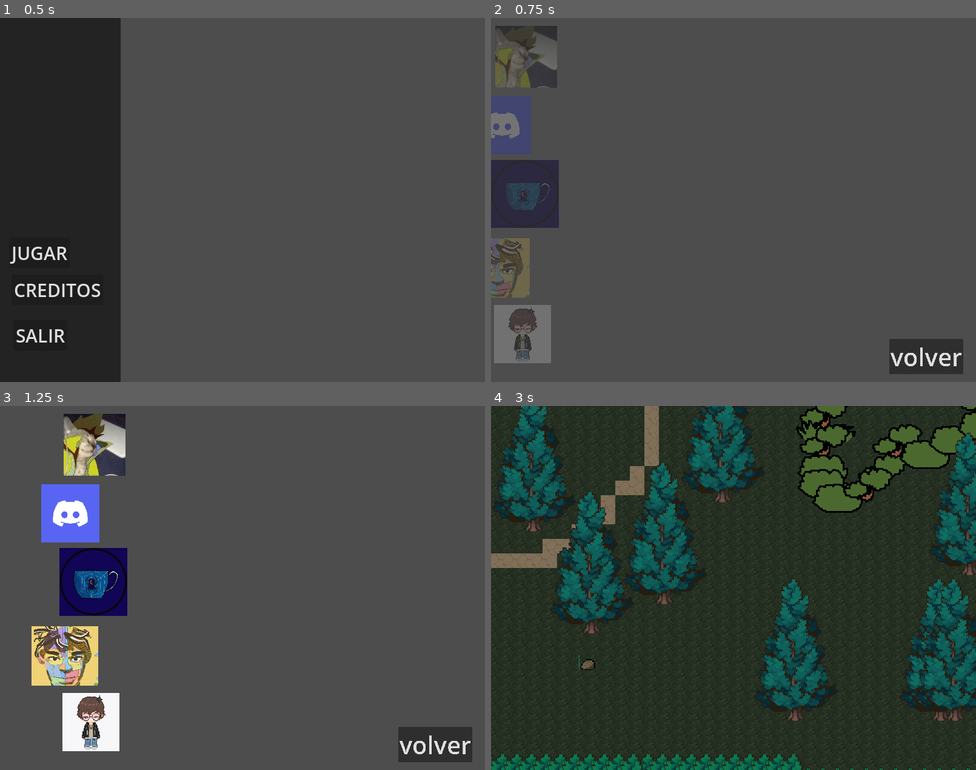
Above: before the commit, frames 1-4 (two rows, left to right).
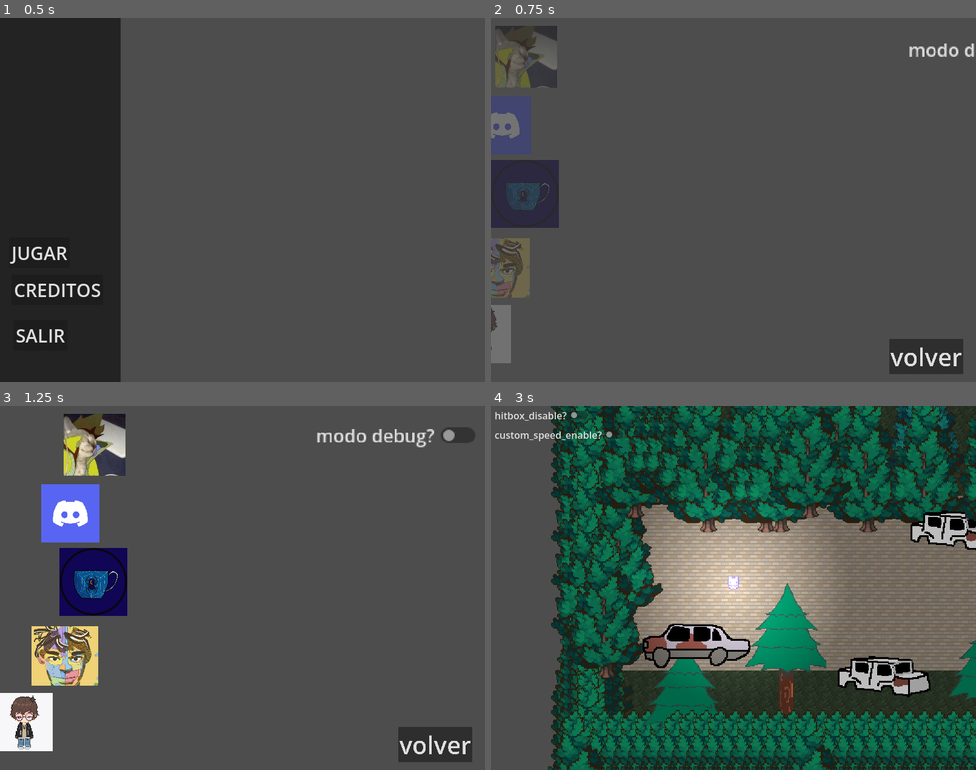
Above: after the commit, the same moments.

Repository: alezuuBytes/GITW-Game
Game: Godot game, scene res://Escenas/menu.tscn
The game is run twice, just before and just after one commit, with the same random seed, the same clock (stepped at 60 frames per second) and the same inputs.
Inputs (mouse positions are in pixels of both pictures, inside the frame that each line leads up to):
- Up to frame 1 (0.5 s): no input
- Up to frame 2 (0.75 s): click "CREDITOS" at 0.5 s
- Up to frame 3 (1.25 s): no input
- Up to frame 4 (3 s): click (888, 435) at 1.25 s, where only the run after the commit has a clickable "modo debug?"; click "volver" at 2 s; click "JUGAR" at 2.75 s

Frame 1 is identical in both runs. In frame 2, 1.3% of the frame differs, in the area x 0-100%, y 7-95%; in frame 3, 4.2%; in frame 4, 87%, in the area x 0-100%, y 0-100%.

Commit message:
acomodo general del juego
aqui lo que hice fue acomodar el juego para q sea jugable una vez mas, para asi despues arrancar con todo con el contenido nuevo

Diff:
--- a/Escenas/EscenaFinal.tscn
+++ b/Escenas/EscenaFinal.tscn
@@ -1,23 +1,20 @@
 [gd_scene format=3 uid="uid://513tt3r6a07l"]
 
-[ext_resource type="PackedScene" uid="uid://dbxu1yxy5fxyb" path="res://Escenas/Mapas/mapa_2.tscn" id="1_1mu2u"]
-[ext_resource type="Script" uid="uid://doddx882bhywu" path="res://Escenas/Escena_Final/escena_final.gd" id="1_2hdtk"]
-[ext_resource type="PackedScene" uid="uid://c1aruwsx123rh" path="res://Escenas/Jugador/greg_alva.tscn" id="2_6gwht"]
-[ext_resource type="PackedScene" uid="uid://byemaiusqtpdi" path="res://trabajo_graso/enemigo_final/enemigo_final.tscn" id="3_6gwht"]
+[ext_resource type="PackedScene" uid="uid://dbxu1yxy5fxyb" path="res://Escenas/mapa_2.tscn" id="1_1mu2u"]
+[ext_resource type="Script" uid="uid://doddx882bhywu" path="res://Escenas/escena_final.gd" id="1_en1d1"]
+[ext_resource type="PackedScene" uid="uid://byemaiusqtpdi" path="res://Escenas/enemigo_final.tscn" id="3_6gwht"]
+[ext_resource type="PackedScene" uid="uid://dmjj1duyjpi6y" path="res://Escenas/greg_alva.tscn" id="4_tc10d"]
 
 [sub_resource type="RectangleShape2D" id="RectangleShape2D_hdsuq"]
 size = Vector2(1308, 238)
 
 [node name="EscenaFinal" type="Node2D" unique_id=884633575]
-script = ExtResource("1_2hdtk")
+script = ExtResource("1_en1d1")
 
 [node name="Mapa_2" parent="." unique_id=555828685 instance=ExtResource("1_1mu2u")]
 
-[node name="GregAlva" parent="." unique_id=138358149 instance=ExtResource("2_6gwht")]
-position = Vector2(-1695, -1780)
-
 [node name="enemigo_final" parent="." unique_id=1346721901 node_paths=PackedStringArray("player") instance=ExtResource("3_6gwht")]
-position = Vector2(-2112, -1780)
+position = Vector2(-2133, -1773)
 player = NodePath("../GregAlva")
 
 [node name="Area2D" type="Area2D" parent="." unique_id=253308890]
@@ -26,4 +23,7 @@
 [node name="CollisionShape2D" type="CollisionShape2D" parent="Area2D" unique_id=578639046]
 shape = SubResource("RectangleShape2D_hdsuq")
 
+[node name="GregAlva" parent="." unique_id=138358149 instance=ExtResource("4_tc10d")]
+position = Vector2(-1674, -1747)
+
 [connection signal="body_entered" from="Area2D" to="." method="_on_area_2d_body_entered"]
--- a/Escenas/Escena_Principal/escena_principal.gd
+++ b/Escenas/Escena_Principal/escena_principal.gd
@@ -1,8 +1,9 @@
 extends Node2D
-
-
 
 
 func _on_area_2d_body_entered(body: Node2D) -> void:
 	if body is CharacterBody2D:
+		globales.posicion_personaje = body.global_position
+		globales.velocidad_personaje = body.velocity
+
 		get_tree().change_scene_to_file("res://Escenas/Escena_Final/EscenaFinal.tscn")
--- a/Escenas/Escena_Principal/escena_principal.tscn
+++ b/Escenas/Escena_Principal/escena_principal.tscn
@@ -1,9 +1,8 @@
 [gd_scene format=3 uid="uid://bpcx2f2yvrvtk"]
 
-[ext_resource type="PackedScene" uid="uid://c1aruwsx123rh" path="res://Escenas/Jugador/greg_alva.tscn" id="1_gcge2"]
 [ext_resource type="Script" uid="uid://cd64pxo1c0udn" path="res://Escenas/Escena_Principal/escena_principal.gd" id="1_m55d6"]
-[ext_resource type="PackedScene" uid="uid://dbxu1yxy5fxyb" path="res://Escenas/Mapas/mapa_2.tscn" id="1_qpsp5"]
-[ext_resource type="Script" uid="uid://di703apf7yvcl" path="res://scripts/camera_gregalva.gd" id="3_v1ro4"]
+[ext_resource type="PackedScene" uid="uid://dbxu1yxy5fxyb" path="res://Escenas/mapa_2.tscn" id="1_qpsp5"]
+[ext_resource type="PackedScene" uid="uid://dmjj1duyjpi6y" path="res://Escenas/greg_alva.tscn" id="3_v1ro4"]
 
 [sub_resource type="CircleShape2D" id="CircleShape2D_uttbe"]
 radius = 165.14842
@@ -13,20 +12,13 @@
 
 [node name="Mapa_2" parent="." unique_id=555828685 instance=ExtResource("1_qpsp5")]
 
-[node name="GregAlva" parent="." unique_id=138358149 instance=ExtResource("1_gcge2")]
-position = Vector2(565, 486)
-
-[node name="Camera2D3" type="Camera2D" parent="GregAlva" unique_id=2097797403]
-top_level = true
-position = Vector2(-1495, -1784)
-zoom = Vector2(1.5, 1.5)
-position_smoothing_enabled = true
-script = ExtResource("3_v1ro4")
-
 [node name="Area2D" type="Area2D" parent="." unique_id=138537439]
 position = Vector2(-1789, -1755)
 
 [node name="CollisionShape2D" type="CollisionShape2D" parent="Area2D" unique_id=2129979454]
 shape = SubResource("CircleShape2D_uttbe")
 
+[node name="GregAlva2" parent="." unique_id=138358149 instance=ExtResource("3_v1ro4")]
+position = Vector2(565, 486)
+
 [connection signal="body_entered" from="Area2D" to="." method="_on_area_2d_body_entered"]
--- a/Escenas/creditos.tscn
+++ b/Escenas/creditos.tscn
@@ -140,6 +140,18 @@
 "transitions": PackedFloat32Array(1),
 "update": 0,
 "values": [Vector2(2847.5, 1550)]
+}
+tracks/11/type = "value"
+tracks/11/imported = false
+tracks/11/enabled = true
+tracks/11/path = NodePath("CheckButton:position")
+tracks/11/interp = 1
+tracks/11/loop_wrap = true
+tracks/11/keys = {
+"times": PackedFloat32Array(0),
+"transitions": PackedFloat32Array(1),
+"update": 0,
+"values": [Vector2(2832.5, 50)]
 }
 
 [sub_resource type="Animation" id="Animation_s54co"]
@@ -203,7 +215,7 @@
 "times": PackedFloat32Array(0, 0.0009999999, 0.3, 0.4),
 "transitions": PackedFloat32Array(1, 1, 1, 1),
 "update": 0,
-"values": [Vector2(-997.49994, 1302.5), Vector2(-325, 1302.5), Vector2(497.49997, 1302.5), Vector2(375, 1302.5)]
+"values": [Vector2(-997.49994, 1302.5), Vector2(-325, 1302.5), Vector2(200, 1302.5), Vector2(100, 1302.5)]
 }
 tracks/5/type = "value"
 tracks/5/imported = false
@@ -277,6 +289,18 @@
 "update": 0,
 "values": [Vector2(1642.5001, 1322.5)]
 }
+tracks/11/type = "value"
+tracks/11/imported = false
+tracks/11/enabled = true
+tracks/11/path = NodePath("CheckButton:position")
+tracks/11/interp = 1
+tracks/11/loop_wrap = true
+tracks/11/keys = {
+"times": PackedFloat32Array(0, 0.32, 0.34, 0.4),
+"transitions": PackedFloat32Array(1, 1, 1, 1),
+"update": 0,
+"values": [Vector2(2660, 50), Vector2(802.5, 62.5), Vector2(1405.0001, 65), Vector2(1275, 47.5)]
+}
 
 [sub_resource type="AnimationLibrary" id="AnimationLibrary_5fn64"]
 _data = {
@@ -327,4 +351,13 @@
 theme = SubResource("Theme_esdcc")
 text = "volver"
 
+[node name="CheckButton" type="CheckButton" parent="." unique_id=1153927396]
+offset_left = 2832.5
+offset_top = 50.0
+offset_right = 2985.5
+offset_bottom = 81.000046
+scale = Vector2(4.684049, 4.684049)
+text = "modo debug?"
+
 [connection signal="pressed" from="Button" to="." method="_on_button_pressed"]
+[connection signal="toggled" from="CheckButton" to="." method="_on_check_button_toggled"]
--- a/Escenas/enemigo_final.tscn
+++ b/Escenas/enemigo_final.tscn
@@ -1,10 +1,12 @@
 [gd_scene format=3 uid="uid://byemaiusqtpdi"]
 
-[ext_resource type="Script" uid="uid://neihqv3yaq34" path="res://trabajo_graso/enemigo_final/enemigo_final.gd" id="1_jp2dj"]
-[ext_resource type="Texture2D" uid="uid://ka1jq41uy87y" path="res://Sprites/mounstro_a1.jpg" id="2_sh2el"]
+[ext_resource type="Script" uid="uid://neihqv3yaq34" path="res://scripts/enemigo_final.gd" id="1_jp2dj"]
+[ext_resource type="Texture2D" uid="uid://ka1jq41uy87y" path="res://images/Sprites/mounstro_a1.jpg" id="2_sh2el"]
 
 [sub_resource type="RectangleShape2D" id="RectangleShape2D_sh2el"]
 size = Vector2(25.25, 31)
+
+[sub_resource type="SegmentShape2D" id="SegmentShape2D_r6aqk"]
 
 [node name="enemigo_final" type="CharacterBody2D" unique_id=1346721901]
 script = ExtResource("1_jp2dj")
@@ -20,4 +22,8 @@
 [node name="CollisionShape2D" type="CollisionShape2D" parent="Area2D" unique_id=1785010210]
 shape = SubResource("RectangleShape2D_sh2el")
 
+[node name="CollisionShape2D" type="CollisionShape2D" parent="." unique_id=2047234450]
+shape = SubResource("SegmentShape2D_r6aqk")
+disabled = true
+
 [connection signal="body_entered" from="Area2D" to="." method="_on_area_2d_body_entered"]
--- a/Escenas/escena_final.gd
+++ b/Escenas/escena_final.gd
@@ -3,4 +3,4 @@
 
 func _on_area_2d_body_entered(body: Node2D) -> void:
 	if body is CharacterBody2D:
-		get_tree().change_scene_to_file("res://trabajo_graso/ganar_juego.tscn")
+		get_tree().change_scene_to_file("res://scripts/ganar_juego.tscn")
--- a/Escenas/escena_principal.tscn
+++ b/Escenas/escena_principal.tscn
@@ -3,8 +3,11 @@
 [ext_resource type="PackedScene" uid="uid://dmjj1duyjpi6y" path="res://Escenas/greg_alva.tscn" id="1_gcge2"]
 [ext_resource type="PackedScene" uid="uid://cqfowt8e64i57" path="res://Escenas/Mapa_1.tscn" id="1_pboj7"]
 [ext_resource type="Script" uid="uid://di703apf7yvcl" path="res://scripts/camera_gregalva.gd" id="3_7xruv"]
-[ext_resource type="PackedScene" uid="uid://de4wkjtqlbky0" path="res://Escenas/enemigo_final.tscn" id="3_s6hsl"]
+[ext_resource type="PackedScene" uid="uid://byemaiusqtpdi" path="res://Escenas/enemigo_final.tscn" id="3_s6hsl"]
 [ext_resource type="Texture2D" uid="uid://bq2rw21o4sm6e" path="res://images/point_light.webp" id="4_7xruv"]
+
+[sub_resource type="CircleShape2D" id="CircleShape2D_7xruv"]
+radius = 323.02478
 
 [node name="EscenaPrincipal" type="Node2D" unique_id=1409719044]
 
@@ -13,7 +16,7 @@
 [node name="CanvasModulate" type="CanvasModulate" parent="Mapa_1" unique_id=1246098546]
 
 [node name="GregAlva" parent="." unique_id=138358149 instance=ExtResource("1_gcge2")]
-position = Vector2(130, 503)
+position = Vector2(162, 501)
 
 [node name="Camera2D" type="Camera2D" parent="GregAlva" unique_id=2097797403]
 top_level = true
@@ -27,3 +30,11 @@
 
 [node name="enemigo_final" parent="." unique_id=1346721901 instance=ExtResource("3_s6hsl")]
 script = null
+
+[node name="Area2D" type="Area2D" parent="." unique_id=1894299283]
+position = Vector2(-1800, -1766)
+
+[node name="CollisionShape2D" type="CollisionShape2D" parent="Area2D" unique_id=599291070]
+shape = SubResource("CircleShape2D_7xruv")
+
+[connection signal="body_entered" from="Area2D" to="GregAlva" method="_on_area_2d_body_entered"]
--- a/Escenas/greg_alva.tscn
+++ b/Escenas/greg_alva.tscn
@@ -26,4 +26,30 @@
 position = Vector2(-1168, -1371)
 zoom = Vector2(1.5, 1.5)
 position_smoothing_enabled = true
+position_smoothing_speed = 10.0
+rotation_smoothing_speed = 2.0
 script = ExtResource("3_6j255")
+
+[node name="CanvasLayer" type="CanvasLayer" parent="." unique_id=1841239648]
+
+[node name="hitbox_enable" type="CheckButton" parent="CanvasLayer" unique_id=2021991900]
+offset_right = 44.0
+offset_bottom = 24.0
+text = "hitbox_disable?"
+
+[node name="custom_speed_enable" type="CheckButton" parent="CanvasLayer" unique_id=2136606324]
+offset_top = 32.0
+offset_right = 167.0
+offset_bottom = 63.0
+text = "custom_speed_enable?"
+
+[node name="SpinBox" type="SpinBox" parent="CanvasLayer" unique_id=1874773602]
+visible = false
+offset_left = 224.0
+offset_top = 30.0
+offset_right = 310.5
+offset_bottom = 61.0
+max_value = 0.0
+value = 200.0
+allow_greater = true
+allow_lesser = true
--- a/project.godot
+++ b/project.godot
@@ -14,6 +14,10 @@
 run/main_scene="uid://cr20egu5j1u5q"
 config/features=PackedStringArray("4.6", "GL Compatibility")
 
+[autoload]
+
+globales="*uid://b6wxigelw7fk7"
+
 [display]
 
 window/size/viewport_width=800
@@ -25,7 +29,7 @@
 up={
 "deadzone": 0.2,
 "events": [Object(InputEventKey,"resource_local_to_scene":false,"resource_name":"","device":-1,"window_id":0,"alt_press …(192 unchanged characters)…
-, Object(InputEventKey,"resource_local_to_scene":false,"reso …(136 unchanged characters)… lse,"keycode":0,"physical_keycode":4194309,"key_label":0,"unicode":0,"location":0,"echo":false,"script":null)
+, Object(InputEventKey,"resource_local_to_scene":false,"reso …(136 unchanged characters)… lse,"keycode":0,"physical_keycode":4194320,"key_label":0,"unicode":0,"location":0,"echo":false,"script":null)
 ]
 }
 down={
--- a/scripts/camera_gregalva.gd
+++ b/scripts/camera_gregalva.gd
@@ -1,12 +1,16 @@
 extends Camera2D
 
-var speed
+var speed := 20
 var offsetPlayer :int= 10
 
 func _ready() -> void:
+	position_smoothing_enabled = false
 	global_position = get_parent().global_position
+	await get_tree().create_timer(0.2).timeout
+	position_smoothing_enabled = true
 
 func _process(delta: float) -> void:
+	print(global_position)
 	if Input.is_action_pressed("shift"):
 		speed = 30
 	else:
--- a/scripts/creditos.gd
+++ b/scripts/creditos.gd
@@ -1,5 +1,11 @@
 extends Node2D
 
+func _ready() -> void:
+	$CheckButton.button_pressed = globales.god_mode
 
 func _on_button_pressed() -> void:
 	get_tree().change_scene_to_file("res://Escenas/menu.tscn")
+
+
+func _on_check_button_toggled(toggled_on: bool) -> void:
+	globales.god_mode = toggled_on
--- a/scripts/enemigo_final.gd
+++ b/scripts/enemigo_final.gd
@@ -17,4 +17,7 @@
 
 func _on_area_2d_body_entered(body: Node2D) -> void:
 	if body.name == "GregAlva":
-		get_tree().quit()
+		if globales.god_mode == true:
+			velocity = velocity.lerp(global_position.direction_to(-player.global_position),4)
+		else:
+			get_tree().quit()
--- /dev/null
+++ b/scripts/globales.gd
@@ -0,0 +1,6 @@
+extends Node
+
+var posicion_personaje := Vector2()
+var velocidad_personaje := Vector2()
+var copiar_variables := false
+var god_mode := false
--- a/scripts/gregalva.gd
+++ b/scripts/gregalva.gd
@@ -1,11 +1,29 @@
 extends CharacterBody2D
 
+@onready var hitbox_enable: CheckButton = $CanvasLayer/hitbox_enable
+@onready var custom_speed_enable: CheckButton = $CanvasLayer/custom_speed_enable
+@onready var spin_box: SpinBox = $CanvasLayer/SpinBox
 var input : Vector2
 var speed := 200
 
+func _ready() -> void:
+	$CanvasLayer.visible = globales.god_mode
+	if globales.copiar_variables:
+		global_position = globales.posicion_personaje
+		velocity = globales.velocidad_personaje
+
 func _physics_process(delta: float) -> void:
+	$CollisionShape2D.disabled = hitbox_enable.button_pressed
+	$CanvasLayer/SpinBox.visible = custom_speed_enable.button_pressed
+
 	input = Input.get_vector("left","right","up","down")
-	velocity = velocity.lerp(input*speed,delta * 100)
+	if custom_speed_enable.button_pressed == true:
+		velocity = velocity.lerp(input*spin_box.value,delta * 100)
+		$Camera2D2.global_position = global_position
+	else:
+		velocity = velocity.lerp(input*speed,delta * 100)
+
+
 	if Input.is_action_pressed("shift"):
 		speed = 300
 	else:
@@ -14,4 +32,9 @@
 
 
 func _on_area_2d_body_entered(body: Node2D) -> void:
-	body.modulate = Color.RED
+	if body == self:
+		print("waos")
+		globales.posicion_personaje = global_position
+		globales.velocidad_personaje = velocity
+		globales.copiar_variables = true
+		get_tree().call_deferred("change_scene_to_file", "res://Escenas/EscenaFinal.tscn")
Not shown, added: scripts/globales.gd.uid
